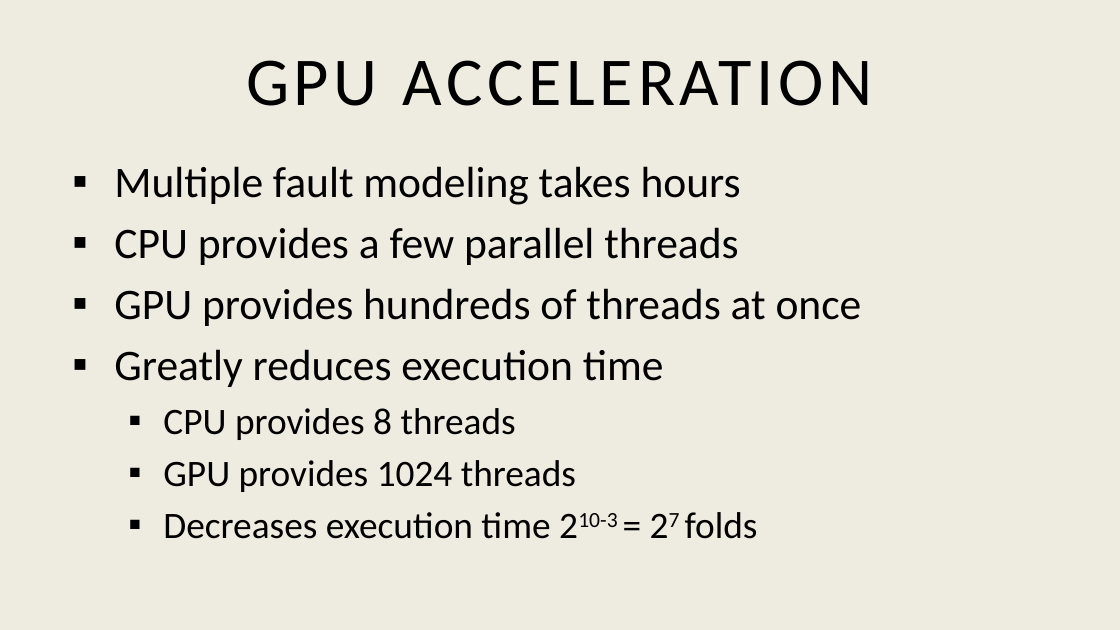
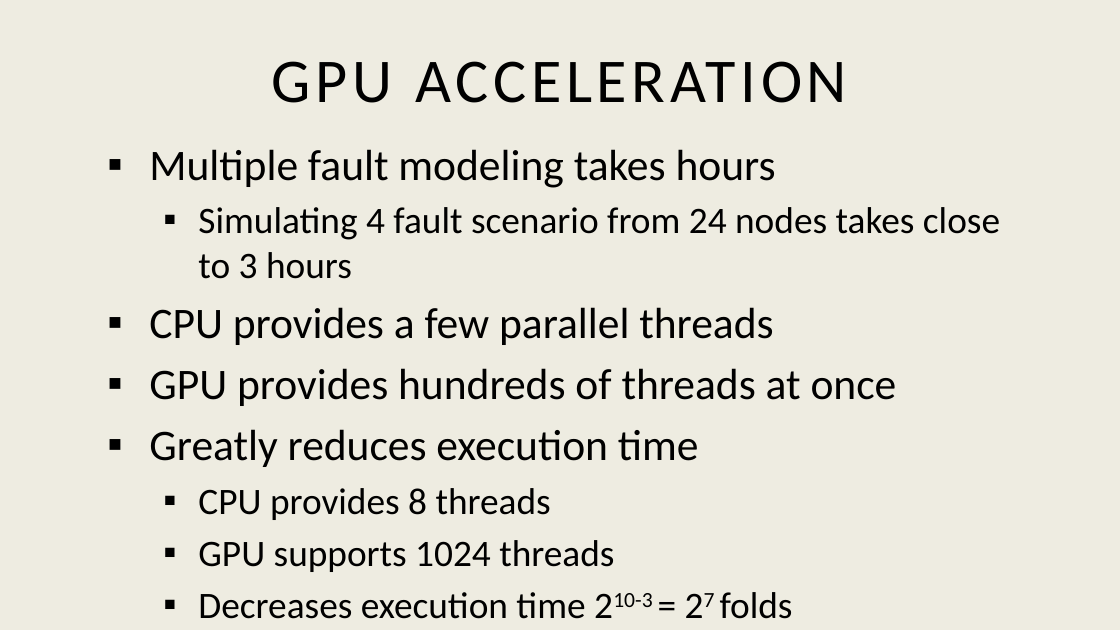
Before and after one commit to AcOdErKa/c--a--n--c--e--r12_16_17, a slide deck: slide 15 of finalDocs/ppt.pptx (slide 14 before the commit). Drawn at 1120x630 pixels with LibreOffice and Linux fonts; fonts in the diff are those of the drawing. Boxes give left, top, right and bottom in pixels: in the first picture for what was removed or moved away, otherwise in the second. Text is boxed around its words. In the diff, an @@ line names an element or a change of style, - is before the commit and + after.

```diff
--- a/finalDocs/ppt.pptx
+++ b/finalDocs/ppt.pptx
@@ title "GPU ACCELERATION" at <box>272,61,848,103</box>: size 44 to 40 pt @@
@@ text "Multiple fault modeling takes hours": place and size @@
-text "Multiple fault modeling takes hours" at <box>114,166,862,539</box>
+text "Multiple fault modeling takes hours" at <box>149,149,1000,619</box>
@@ text at <box>198,207,1000,279</box>: paragraph added @@
+  ▪ Simulating 4 fault scenario from 24 nodes takes close to 3 hours
@@ text at <box>198,540,614,572</box>: text changed @@
-  ▪ GPU provides 1024 threads
+  ▪ GPU supports 1024 threads
```
Also in this commit, not shown: 7 other slides changed, 27 slides added.
